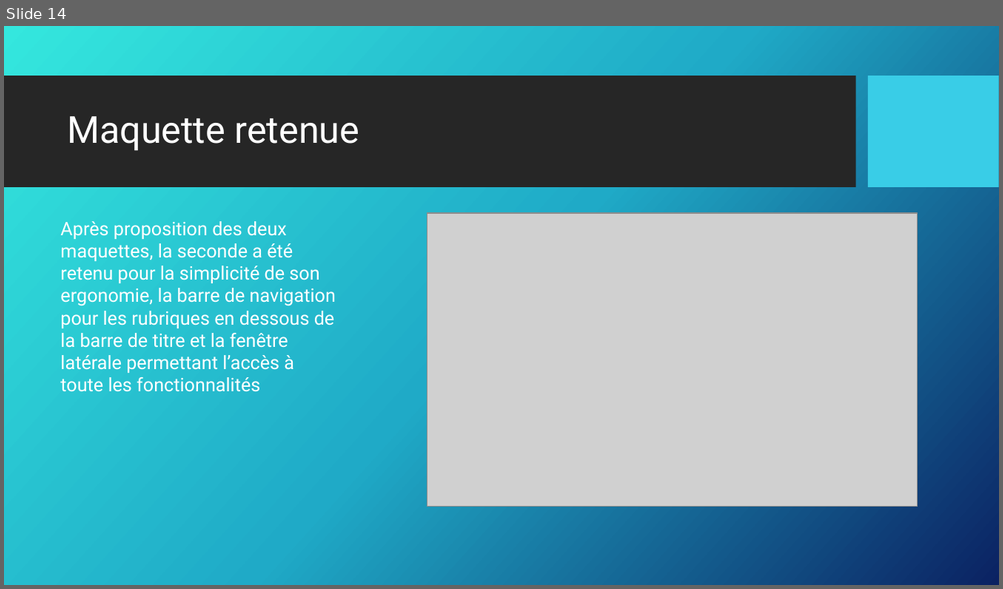
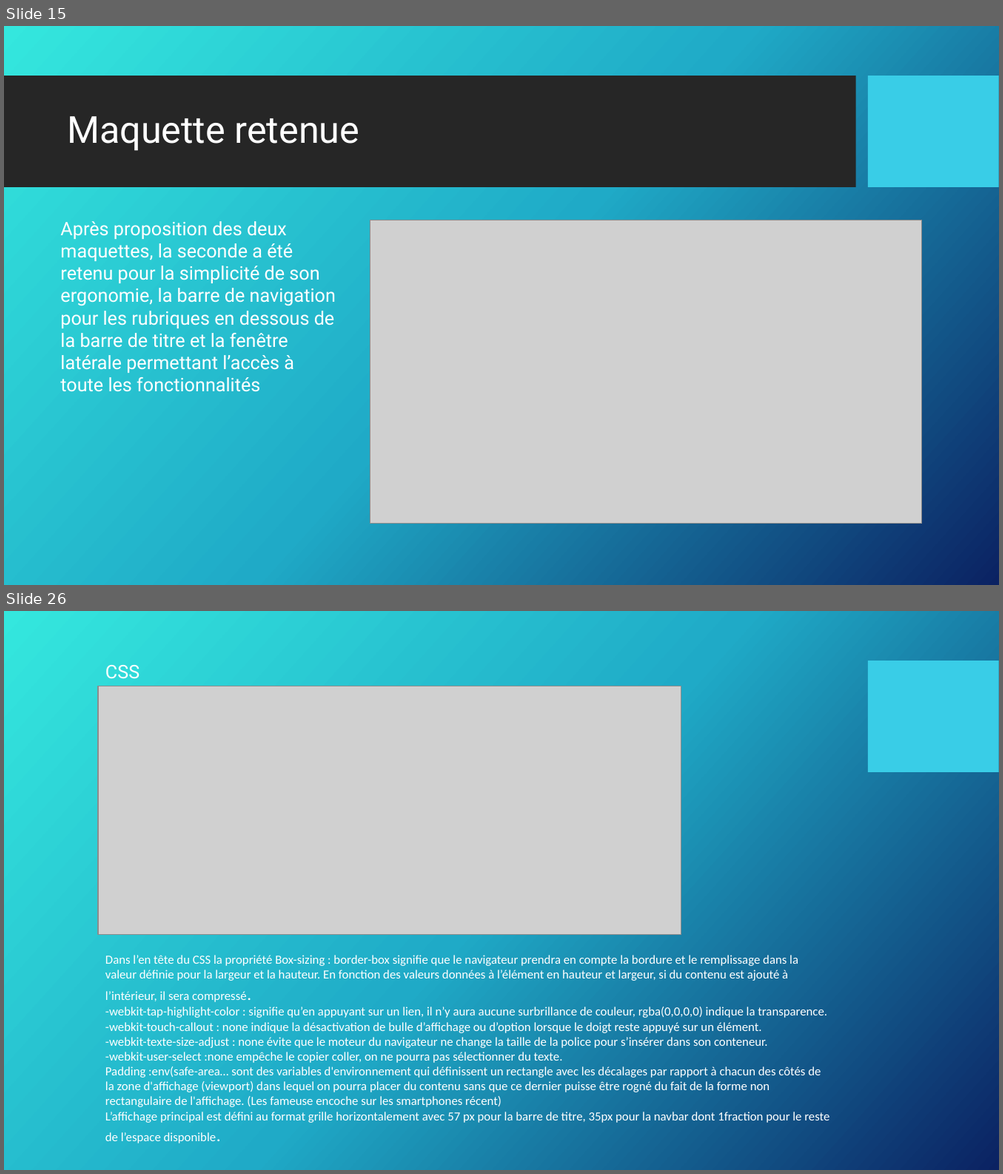
Before and after one commit to Lanagramme/NewsAntilles, a slide deck: DEVELLOPEUR WEB ET WEB MOBILE.pptx. Shown one above the other, each under a label of ours: slide 14 before the commit, slides 15 and 26 after it; the slides between them are not shown. The pictures are 1003x589 and 1003x1174 pixels, drawn with LibreOffice and Linux fonts; fonts in the diff are those of the drawing; grey boxes stand for pictures; background and template pictures are left out. Boxes give left, top, right and bottom in pixels: in the first picture for what was removed or moved away, otherwise in the second. Text is boxed around its words. In the diff, an @@ line names an element or a change of style, - is before the commit and + after.

```diff
--- a/DEVELLOPEUR WEB ET WEB MOBILE.pptx
+++ b/DEVELLOPEUR WEB ET WEB MOBILE.pptx
@@ slide 26 added at <box>4,611,999,1170</box>, background picture (left out); not listed: 1 template element that a slide beside it also shows @@
@@ text added at <box>105,665,139,679</box>, 18 pt, text #FFFFFF @@
+CSS
@@ picture added at <box>98,686,680,936</box> @@
@@ text added at <box>105,955,829,1144</box>, 12 pt, text #FFFFFF @@
+Dans l’en tête du CSS la propriété Box-sizing : border-box signifie que le navigateur prendra en compte la bordure et le remplissage dans la valeur définie pour la largeur et la hauteur. En fonction des valeurs données à l’élément en hauteur et largeur, si du contenu est ajouté à l’intérieur, il sera compressé.
+-webkit-tap-highlight-color : signifie qu’en appuyant sur un lien, il n’y aura aucune surbrillance de couleur, rgba(0,0,0,0) indique la transparence.
+-webkit-touch-callout : none indique la désactivation de bulle d’affichage ou d’option lorsque le doigt reste appuyé sur un élément.
+-webkit-texte-size-adjust : none évite que le moteur du navigateur ne change la taille de la police pour s’insérer dans son conteneur.
+-webkit-user-select :none empêche le copier coller, on ne pourra pas sélectionner du texte.
+Padding :env(safe-area… sont des variables d'environnement qui définissent un rectangle avec les décalages par rapport à chacun des côtés de la zone d'affichage (viewport) dans lequel on pourra placer du contenu sans que ce dernier puisse être rogné du fait de la forme non rectangulaire de l'affichage. (Les fameuse encoche sur les smartphones récent)
+L’affichage principal est défini au format grille horizontalement avec 57 px pour la barre de titre, 35px pour la navbar dont 1fraction pour le reste de l’espace disponible.
@@ what was slide 14 is now slide 15 @@
@@ slide 15 changed as well @@
@@ picture: place and size @@
-picture at <box>427,213,917,507</box>
+picture at <box>370,220,922,524</box>
```
Also in this commit, not shown: 5 other slides changed, 15 other slides added, 2 slides removed.
